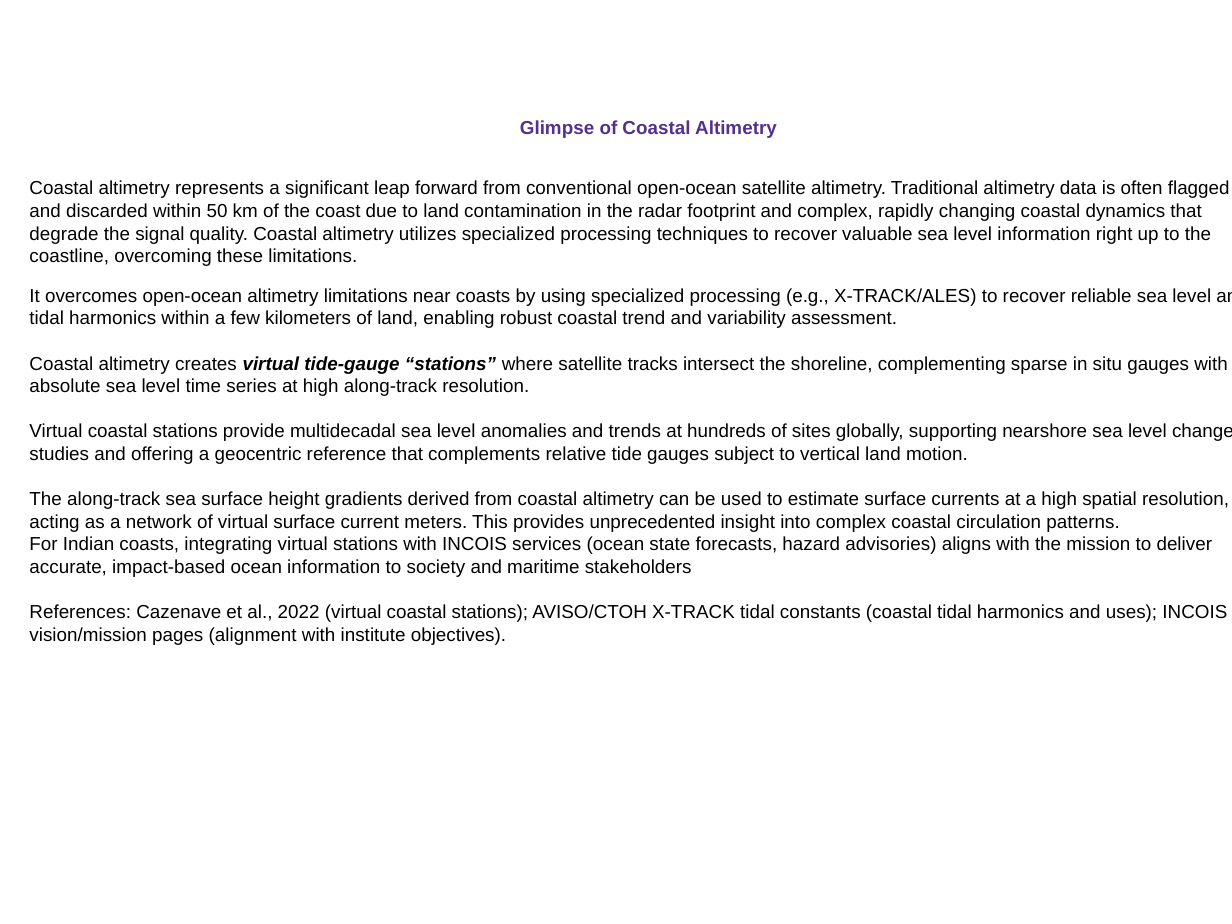
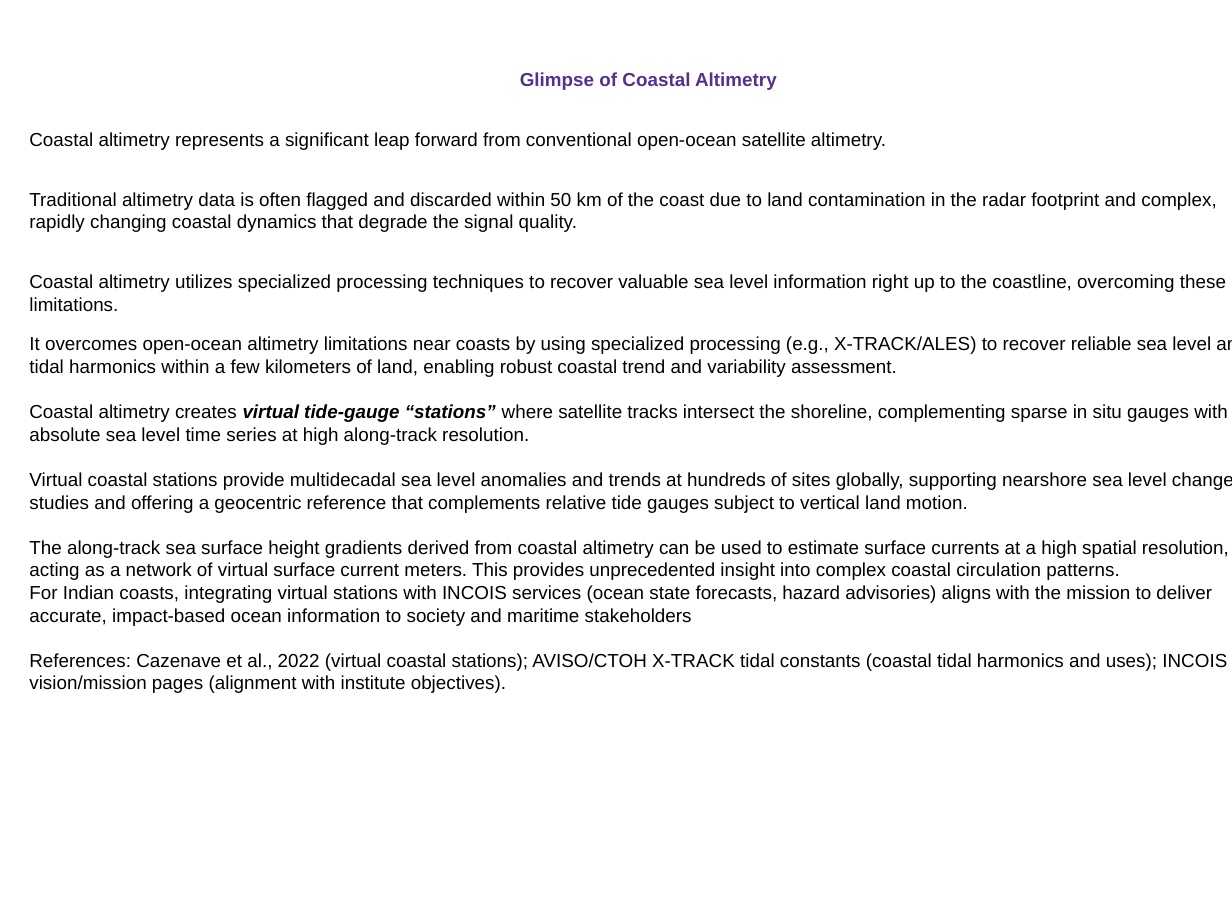
Before and after one commit to vasutweaks/xtrackm, a slide deck: slide 17 of ppt_figs/coastal_alt_ppt_edit.pptx (slide 18 before the commit). Drawn at 1232x924 pixels with LibreOffice and Linux fonts; fonts in the diff are those of the drawing. Boxes give left, top, right and bottom in pixels: in the first picture for what was removed or moved away, otherwise in the second. Text is boxed around its words. In the diff, an @@ line names an element or a change of style, - is before the commit and + after.

```diff
--- a/ppt_figs/coastal_alt_ppt_edit.pptx
+++ b/ppt_figs/coastal_alt_ppt_edit.pptx
@@ text at [29, 132, 1226, 311]: text changed @@
-Coastal altimetry represents a significant leap forward from conventional open-ocean satellite altimetry. Traditional altimetry data is often flagged and discarded within 50 km of the coast due to land contamination in the radar footprint and complex, rapidly changing coastal dynamics that degrade the signal quality. Coastal altimetry utilizes specialized processing techniques to recover valuable sea level information right up to the coastline, overcoming these limitations.
+Coastal altimetry represents a significant leap forward from conventional open-ocean satellite altimetry.
+Traditional altimetry data is often flagged and discarded within 50 km of the coast due to land contamination in the radar footprint and complex, rapidly changing coastal dynamics that degrade the signal quality.
+Coastal altimetry utilizes specialized processing techniques to recover valuable sea level information right up to the coastline, overcoming these limitations.
```
Also in this commit, not shown: 6 other slides changed, 1 slide added, 2 slides removed, 3 other files.
